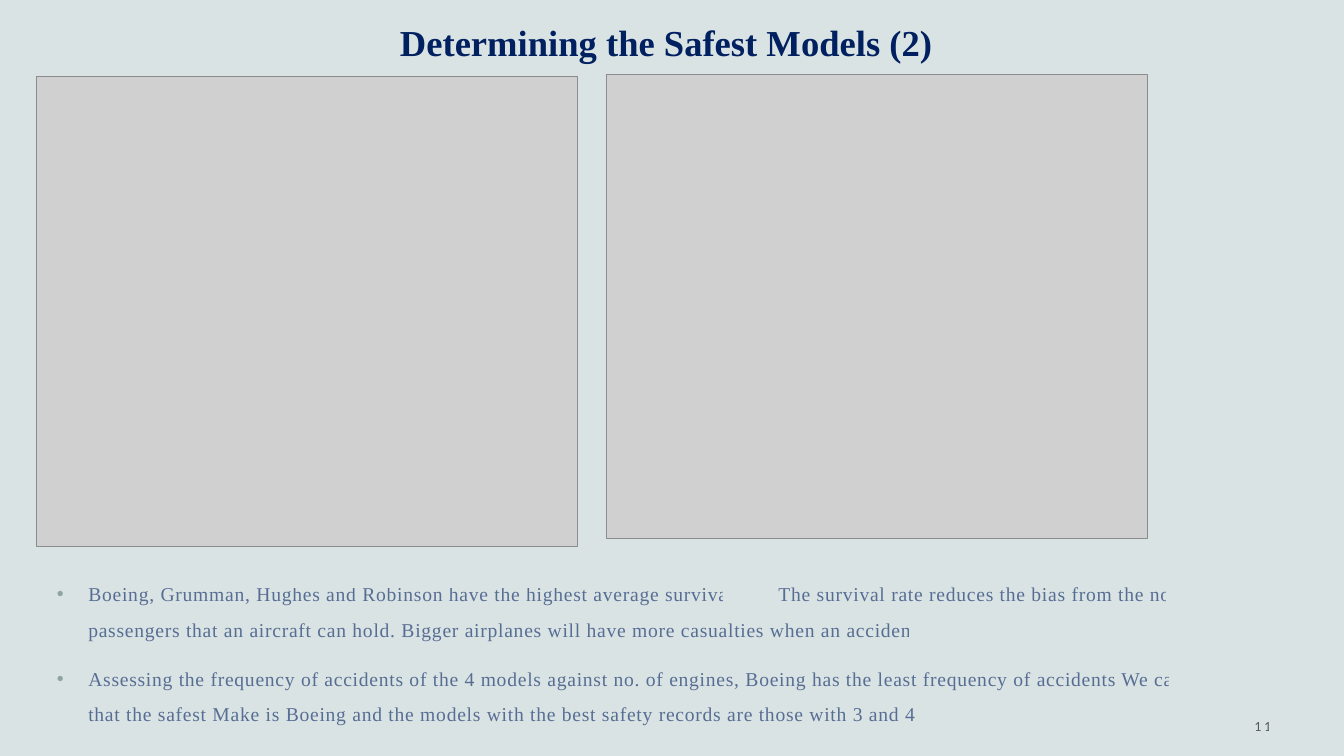
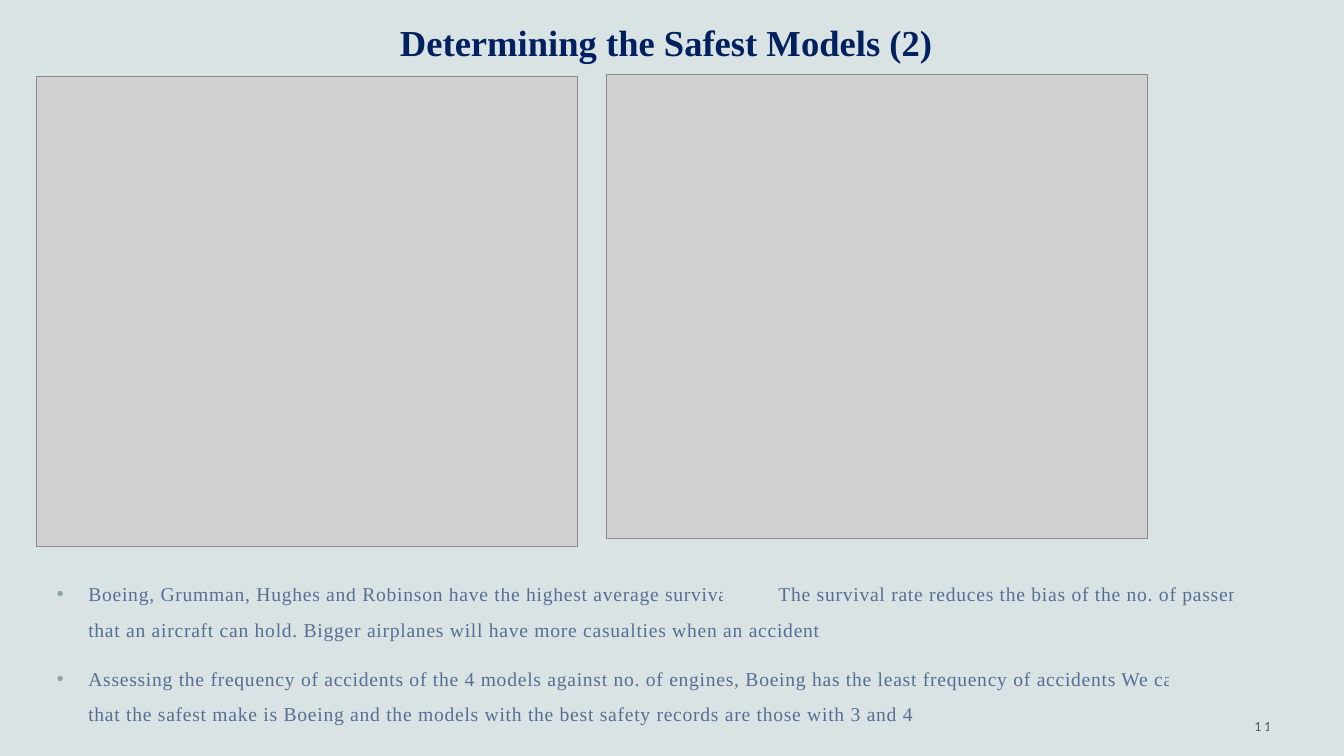
Before and after one commit to WambuiMunene/DSPT08_Phase1-Project, a slide deck: slide 11 of Presentation.pptx. Drawn at 1344x756 pixels with LibreOffice and Linux fonts; fonts in the diff are those of the drawing; grey boxes stand for pictures. Boxes give left, top, right and bottom in pixels: in the first picture for what was removed or moved away, otherwise in the second. Text is boxed around its words. In the diff, an @@ line names an element or a change of style, - is before the commit and + after.

Commit message:
edited the presentation ppt and created a presentation pdf file

```diff
--- a/Presentation.pptx
+++ b/Presentation.pptx
@@ text at <box>88,587,1273,725</box>: text changed @@
-• Boeing, Grumman, Hughes and Robinson have the highest average survival rate.The survival rate reduces the bias from the no. of passengers that an aircraft can hold. Bigger airplanes will have more casualties when an accident occurs.
-• Assessing the frequency of accidents of the 4 models against no. of engines, Boeing has the least frequency of accidents We can conclude that the safest Make is Boeing and the models with the best safety records are those with 3 and 4 engines.
+• Boeing, Grumman, Hughes and Robinson have the highest average survival rate.The survival rate reduces the bias of the no. of passengers that an aircraft can hold. Bigger airplanes will have more casualties when an accident occurs.
+• Assessing the frequency of accidents of the 4 models against no. of engines, Boeing has the least frequency of accidents We can conclude that the safest make is Boeing and the models with the best safety records are those with 3 and 4 engines.
```
Also in this commit, not shown: 5 other slides changed, 1 other file.
